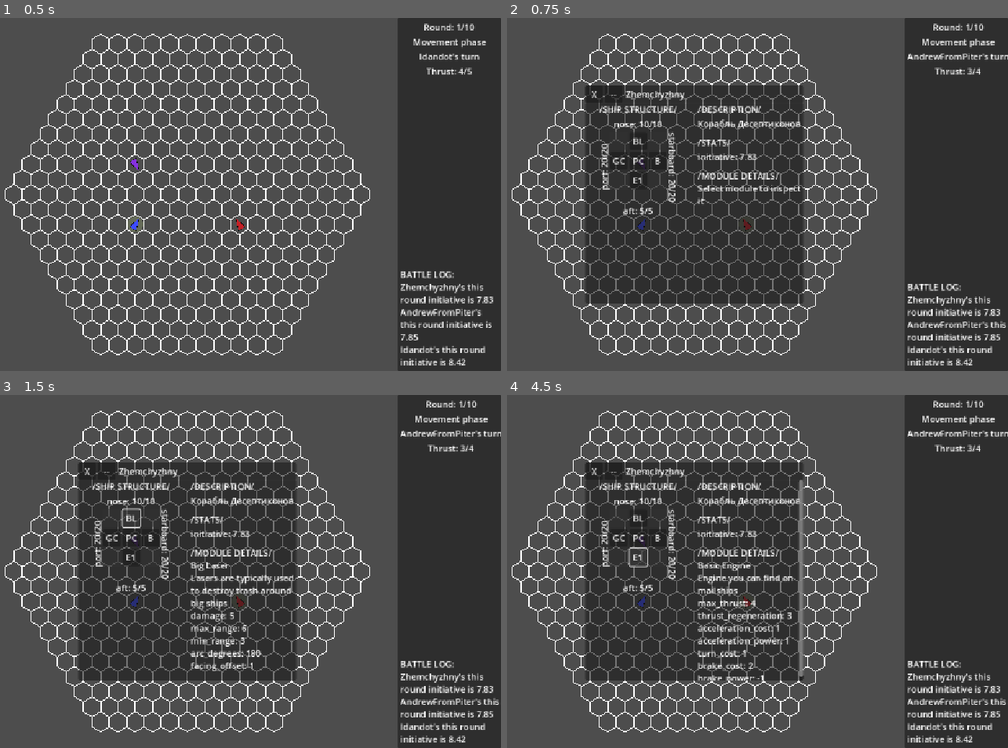
Above: before the commit, frames 1-4 (two rows, left to right).
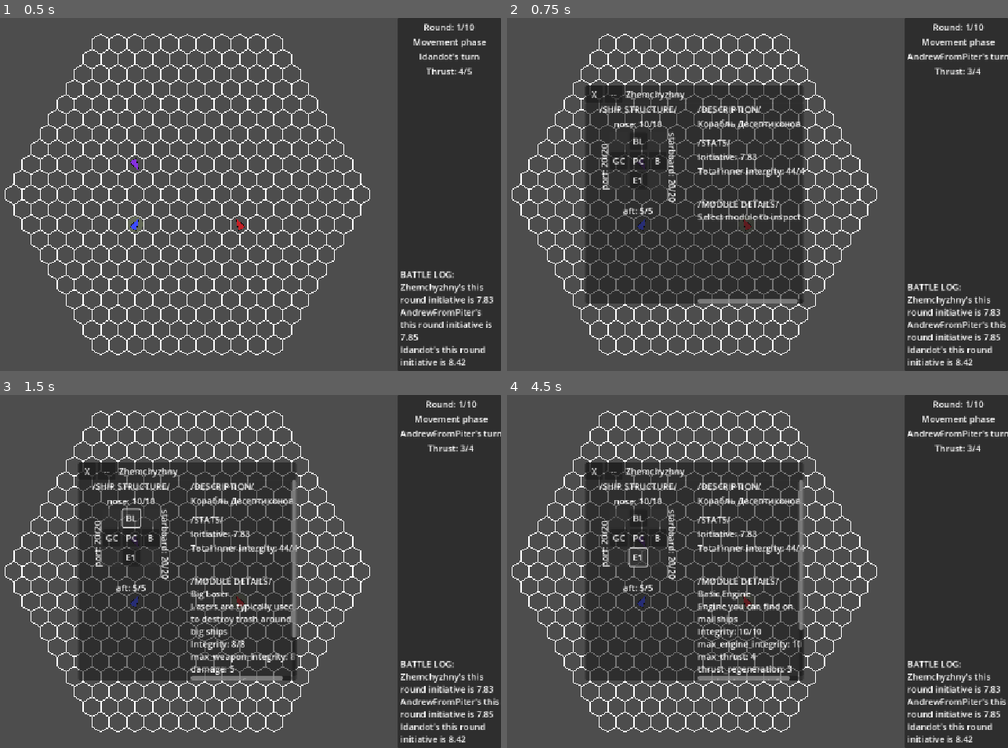
Above: after the commit, the same moments.

Repository: Idandot/Space-Arena
Game: Godot game, scene res://Base Class/Arena.tscn
Two runs of this game, one before a commit and one after it. Both use one fixed random seed, a clock stepped at 60 frames per second and the inputs below.
Inputs (mouse positions are in pixels of both pictures, inside the frame that each line leads up to):
- Up to frame 1 (0.5 s): no input
- Up to frame 2 (0.75 s): tap Enter (end_turn) at 0.5 s; drag from (642, 162) to (522, 194) at 0.52 s
- Up to frame 3 (1.5 s): click "BL" at 1.25 s
- Up to frame 4 (4.5 s): click "GC" at 2 s; click "PC" at 2.75 s; click "B" at 3.5 s; click "E1" at 4.25 s

Frame 1 is identical in both runs. In frame 2, 1.3% of the frame differs, in the area x 38-60%, y 38-81%; in frame 3, 3.2%, in the area x 38-60%, y 24-81%; in frame 4, 3.1%.

Commit message:
0.1.8.2 Misc Changes
- DamageResolver now omits destroyed modules while calculating path
- ShipLayout get_grid_rect now can count or not count inactive modules (helpful for DamageResolver)
- ShipLayout get_total_inner_structure now calculates summary inner structure as a simple stat
- Every module now have configurable integrity and action on destruction (weapons cannot fire, engine cannot move or regen thrust)
- ShipContents now show total inner integrity

Diff:
--- a/Base Class/ShipLayout.gd
+++ b/Base Class/ShipLayout.gd
@@ -94,7 +94,7 @@
 
 	WCS.update_weapon_highlight()
 
-func get_grid_rect() -> Rect2i:
+func get_grid_rect(only_count_active: bool = true) -> Rect2i:
 	if modules.is_empty():
 		return Rect2i()
 
@@ -102,6 +102,8 @@
 	var max_pos: Vector2i = modules.keys()[0]
 
 	for pos in modules.keys():
+		if !modules[pos]._active and only_count_active:
+			continue
 		min_pos.x = min(min_pos.x, pos.x)
 		min_pos.y = min(min_pos.y, pos.y)
 		max_pos.x = max(max_pos.x, pos.x)
@@ -109,3 +111,12 @@
 
 	var size: Vector2i = max_pos - min_pos + Vector2i.ONE
 	return Rect2i(min_pos, size)
+
+func get_total_inner_structure() -> Array[int]:
+	var max_integrity: int = 0
+	var integrity: int = 0
+	for module: Module in modules.values():
+		max_integrity += module._max_module_integrity
+		if module._module_integrity > 0:
+			integrity += module._module_integrity
+	return [integrity, max_integrity]
--- a/Base Class/damage_resolver.gd
+++ b/Base Class/damage_resolver.gd
@@ -47,22 +47,19 @@
 		structure_changed.emit(location_str, [] as Array[Module])
 		return
 
-	var damage_path: Array[Vector2i] = _calculate_damage_path(location)
-	var damaged_modules: Array[Module] = []
-	for grid_pos in damage_path:
-		var module = _ship_layout.get_module_or_null(grid_pos)
-		if module == null:
+	var damage_path: Array[Module] = _calculate_damage_path(location)
+	for module in damage_path:
+		if module == null or !module._active:
 			continue
 
 		excess_damage = module.take_damage(excess_damage)
-		damaged_modules.append(module)
 		if excess_damage == 0:
 			break
 
-	structure_changed.emit(location_str, damaged_modules)
+	structure_changed.emit(location_str, damage_path)
 
-func _calculate_damage_path(location: LOCATION) -> Array[Vector2i]:
-	var path: Array[Vector2i] = []
+func _calculate_damage_path(location: LOCATION) -> Array[Module]:
+	var path: Array[Module] = []
 	var grid: Rect2i = _ship_layout.get_grid_rect()
 
 	var min_pos: Vector2i = grid.position
@@ -91,10 +88,13 @@
 			step_count = grid.size.x
 		_:
 			push_error("DamageResolver: Invalid location for damage path")
-			return path
+			return [] as Array[Module]
 
 	for i in step_count:
-		path.append(start_pos + step * i)
+		var module = _ship_layout.get_module_or_null(start_pos + step * i)
+		if module == null or !module._active:
+			continue
+		path.append(module)
 
 	return path
 
--- a/Modules/Bulkhead.gd
+++ b/Modules/Bulkhead.gd
@@ -8,3 +8,5 @@
 	module_name = "Bulkhead"
 	module_acronym = "B"
 	description = "Module that just tanks damage"
+	_max_module_integrity = 15
+	_module_integrity = 15
--- a/Modules/EngineModule.gd
+++ b/Modules/EngineModule.gd
@@ -21,6 +21,8 @@
 	module_name = engine_config.config_name
 	module_acronym = engine_config.config_acronym
 	description = engine_config.config_description
+	_max_module_integrity = engine_config.max_engine_integrity
+	_module_integrity = engine_config.max_engine_integrity
 
 ##Возвращает доступные действия модуля
 func get_available_actions() -> Array[Action]:
@@ -50,6 +52,7 @@
 ##Действие ускоряющее корабль в направлении носа
 func _accelerate():
 	if !_active:
+		GameEvents.log_request.emit("Engine is not configured or severely damaged, cannot perform action")
 		return
 	if !_try_spend_thrust(engine_config.acceleration_cost):
 		return
@@ -58,6 +61,7 @@
 ##Действие поворачивающее корабль по часовой
 func _turn_right():
 	if !_active:
+		GameEvents.log_request.emit("Engine is not configured or severely damaged, cannot perform action")
 		return
 	if !_try_spend_thrust(engine_config.turn_cost):
 		return
@@ -68,6 +72,7 @@
 ##Действие поворачивающее корабль против часовой
 func _turn_left():
 	if !_active:
+		GameEvents.log_request.emit("Engine is not configured or severely damaged, cannot perform action")
 		return
 	if !_try_spend_thrust(engine_config.turn_cost):
 		return
@@ -78,6 +83,7 @@
 ##Действие ускоряющее корабль в противоположном направлении от носа
 func _brake():
 	if !_active:
+		GameEvents.log_request.emit("Engine is not configured or severely damaged, cannot perform action")
 		return
 	if !_try_spend_thrust(engine_config.brake_cost):
 		return
@@ -85,6 +91,7 @@
 
 func _reset_move():
 	if !_active:
+		GameEvents.log_request.emit("Engine is not configured or severely damaged, cannot perform action")
 		return
 	hex_rigidbody.restore_initial_state()
 	_thrust = _initial_thrust
@@ -95,6 +102,7 @@
 
 func _on_turn_started(_actor: Actor, _phase: Enums.game_states):
 	if !_active:
+		GameEvents.log_request.emit("Engine is not configured or severely damaged, cannot regain thrust")
 		return
 	_thrust = min(_thrust + engine_config.thrust_regeneration, engine_config.max_thrust)
 	_initial_thrust = _thrust
@@ -102,6 +110,7 @@
 
 func _try_spend_thrust(amount: int) -> bool:
 	if !_active:
+		GameEvents.log_request.emit("Engine is not configured or severely damaged, cannot spend thrust")
 		return false
 	if amount > _thrust:
 		GameEvents.log_request.emit("Not enough thrust to make action")
--- a/Modules/Weapon.gd
+++ b/Modules/Weapon.gd
@@ -13,10 +13,15 @@
 	module_name = weapon_stats.config_name
 	module_acronym = weapon_stats.config_acronym
 	description = weapon_stats.config_description
+	_max_module_integrity = weapon_stats.max_weapon_integrity
+	_module_integrity = weapon_stats.max_weapon_integrity
 	TurnManager.phase_started.connect(_on_action_phase_started)
 
 ##Стреляет из оружия, если есть возможность
 func fire():
+	if !_active:
+		GameEvents.log_request.emit(weapon_stats.config_name +" is severely damaged. Cannot fire")
+		return
 	if !weapon_active:
 		GameEvents.log_request.emit(weapon_stats.config_name +" is already fired this turn")
 		return
@@ -46,6 +51,8 @@
 
 func _on_action_phase_started(phase: Enums.game_states):
 	if phase != Enums.game_states.ACTION:
+		return
+	if !_active:
 		return
 	weapon_active = true
 
--- a/Resources/EngineConfig.gd
+++ b/Resources/EngineConfig.gd
@@ -4,6 +4,7 @@
 @export var config_name := "Engine"
 @export var config_acronym := "E0"
 @export var config_description := "(No description provided)"
+@export var max_engine_integrity := 10
 @export var max_thrust := 4
 @export var thrust_regeneration := 4
 @export var acceleration_cost := 1
--- a/Resources/WeaponConfig.gd
+++ b/Resources/WeaponConfig.gd
@@ -1,7 +1,7 @@
 extends Resource
 class_name WeaponConfig
 
-
+@export var max_weapon_integrity: int = 8
 @export var config_name: String = "Weapon"
 @export var config_acronym: String = "W0"
 @export var config_description: String = "(No description provided)"
--- a/Resources/WeaponConfigs/GaussCannon.tres
+++ b/Resources/WeaponConfigs/GaussCannon.tres
@@ -4,6 +4,7 @@
 
 [resource]
 script = ExtResource("1_bxunw")
+max_weapon_integrity = 6
 config_name = "Gauss Cannon"
 config_acronym = "GC"
 config_description = "This weapon is light and powerful"
--- a/UI/WindowContents/ship_contents.gd
+++ b/UI/WindowContents/ship_contents.gd
@@ -36,7 +36,7 @@
 	_clear_state()
 	_actor = actor
 
-	_actor.initiative_changed.connect(_update_initiative)
+	_actor.initiative_changed.connect(_update_stats)
 
 	_ship_layout = _actor.get_node_or_null("ShipLayout") as ShipLayout
 
@@ -50,7 +50,7 @@
 func _populate_ui() -> void:
 	description_label.text = "%s\n%s" % [SECTION_DESCRIPTION, _actor.description]
 
-	_update_initiative()
+	_update_stats()
 
 	_update_armor("", [])
 
@@ -109,8 +109,11 @@
 	return panel
 
 #ОБНОВЛЕНИЯ
-func _update_initiative():
-	var stats_text: Array[String] = ["initiative: %.2f" % _actor.get_initiative()]
+func _update_stats():
+	var stats_text: Array[String] = [
+		"Initiative: %.2f\n" % _actor.get_initiative(),
+		"Total inner intergity: %d/%d\n" % _ship_layout.get_total_inner_structure()
+		]
 	stats_label.text = "%s\n%s" % [SECTION_STATS, "".join(stats_text)]
 
 func _update_armor(_location: String, damaged_modules: Array[Module]) -> void:
@@ -152,6 +155,8 @@
 		var module_pos: Vector2i = module.grid_position
 		_cells[module_pos].modulate = Color(1,1,1,1).lerp(Color(1, 0.2, 0.2, 1), 1.0 - hp_ratio)
 
+	_update_stats()
+
 func _update_module_details(module: Module) -> void:
 	if not module:
 		module_details_label.text = "%s\nSelect module to inspect it" % SECTION_MODULE_DETAILS
@@ -160,6 +165,7 @@
 	_selected_module = module
 	var details: String = "%s\n" % module.module_name
 	details += "%s\n" % module.description
+	details += "Integrity: %d/%d \n" % [module._module_integrity, module._max_module_integrity]
 
 	if module.has_method("get_stats_text"):
 		details += module.get_stats_text()
@@ -179,8 +185,8 @@
 	_selected_module = null
 
 func _disconnect_signals() -> void:
-	if is_instance_valid(_actor) and _actor.initiative_changed.is_connected(_update_initiative):
-		_actor.initiative_changed.disconnect(_update_initiative)
+	if is_instance_valid(_actor) and _actor.initiative_changed.is_connected(_update_stats):
+		_actor.initiative_changed.disconnect(_update_stats)
 
 	if is_instance_valid(_damage_resolver) and _damage_resolver.structure_changed.is_connected(_update_armor):
 		_damage_resolver.structure_changed.disconnect(_update_armor)
